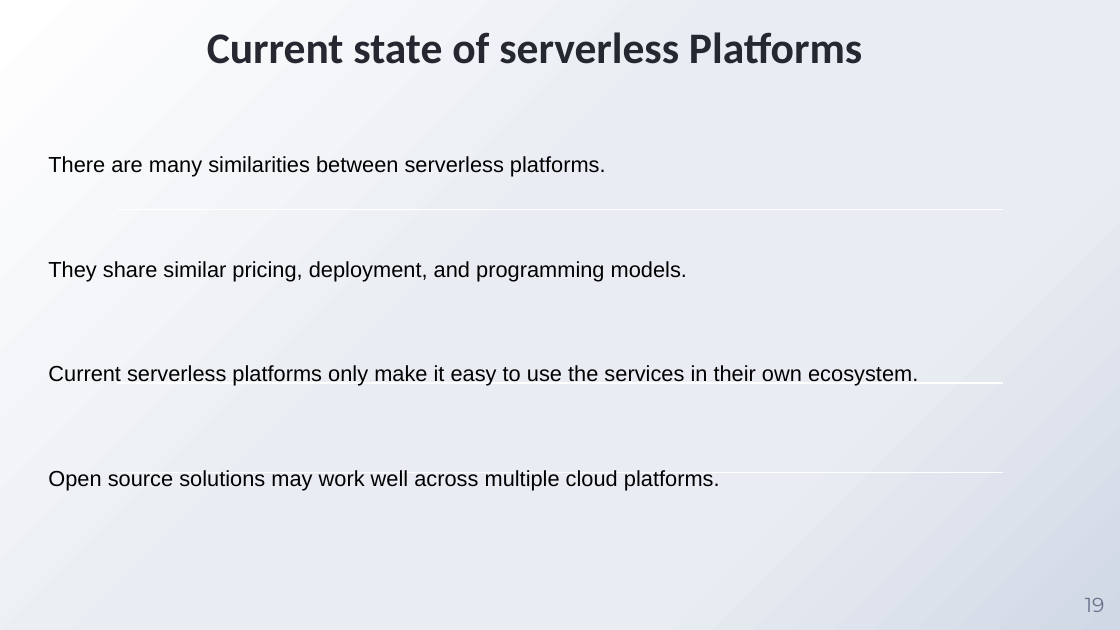
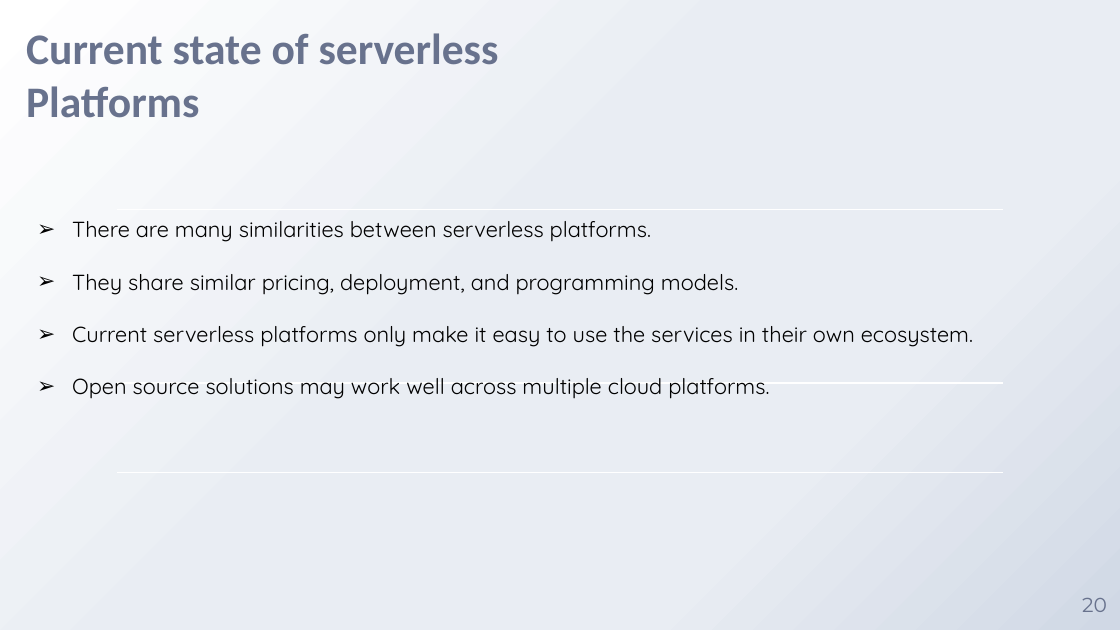
Before and after one commit to chintanBhimani07/unknown, a slide deck: slide 20 of Reports/Seminar-ppt.pptx (slide 19 before the commit). Drawn at 1120x630 pixels with LibreOffice and Linux fonts; fonts in the diff are those of the drawing; background and template pictures are left out. Boxes give left, top, right and bottom in pixels: in the first picture for what was removed or moved away, otherwise in the second. Text is boxed around its words. In the diff, an @@ line names an element or a change of style, - is before the commit and + after.

```diff
--- a/Reports/Seminar-ppt.pptx
+++ b/Reports/Seminar-ppt.pptx
@@ title "Current state of serverless Platforms": place and size @@
-title "Current state of serverless Platforms" at [207, 32, 862, 64]
+title "Current state of serverless Platforms" at [26, 33, 499, 118]
@@ title "Current state of serverless Platforms" at [26, 33, 499, 118]: text colour #252831 to #68728D @@
@@ text "There are many similarities between ...": place and size @@
-text "There are many similarities between ..." at [48, 156, 918, 491]
+text "There are many similarities between ..." at [72, 221, 973, 399]
@@ text "There are many similarities between ..." at [72, 221, 973, 399]: font Arial to Quicksand; alignment left to justified; bullet none to ➢ @@
@@ page number at [1082, 598, 1107, 612]: text changed @@
-19
+20
```
Also in this commit, not shown: 17 other slides changed, 1 slide added, 31 other files.
